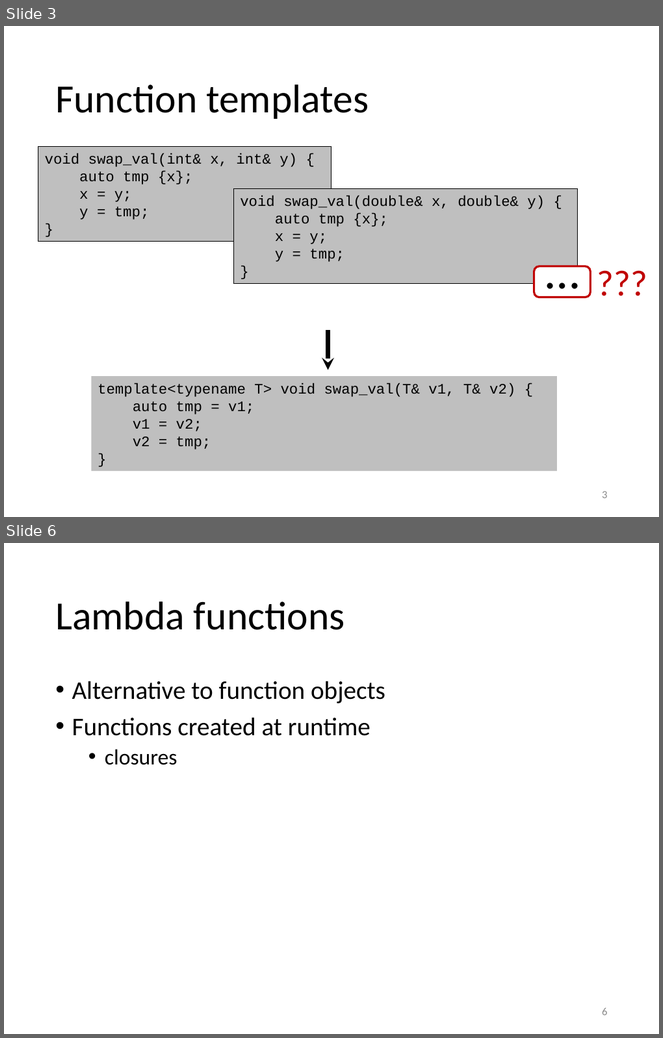
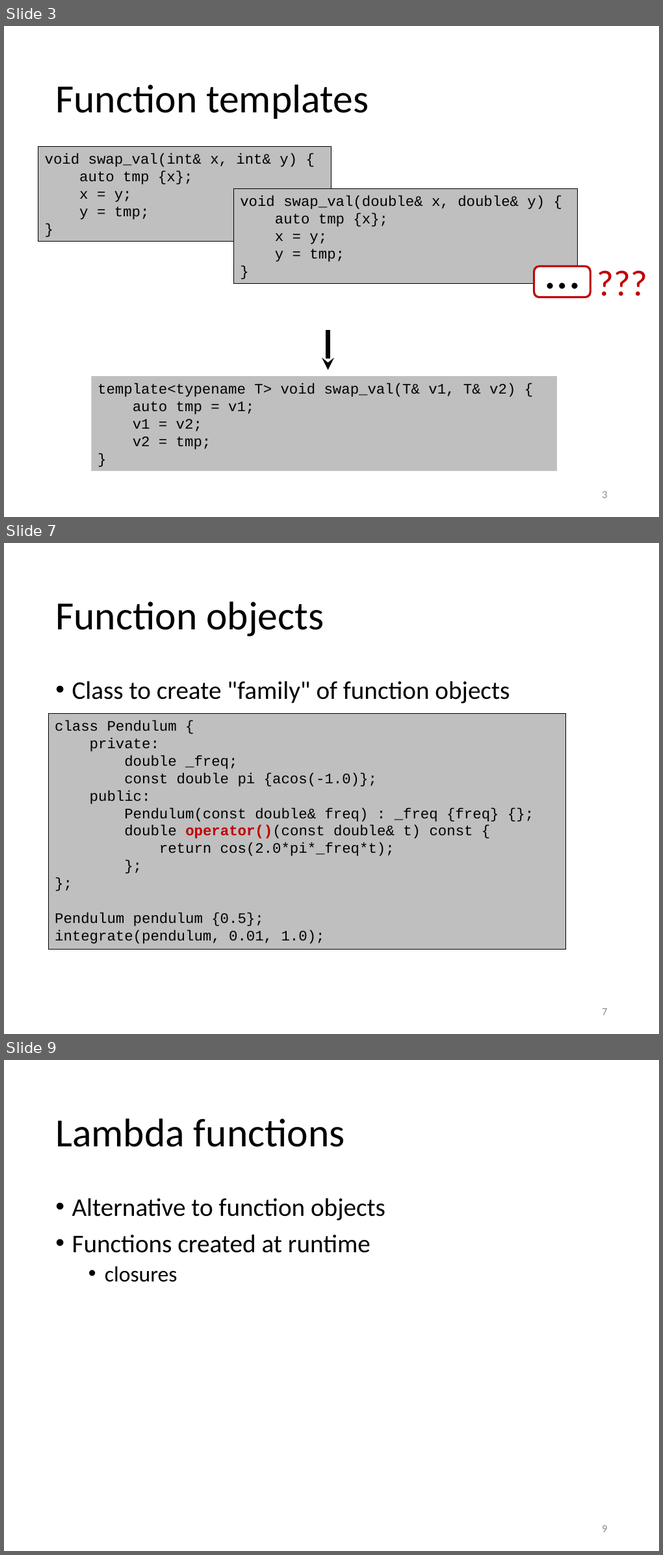
Before and after one commit to gjbex/training-material, a slide deck: CPlusPlus/05_essential_cpp_templates.pptx. Shown one above the other, each under a label of ours: slides 3 and 6 before the commit, slides 3, 7 and 9 after it; the slides between them are not shown. The pictures are 663x1038 and 663x1555 pixels, drawn with LibreOffice and Linux fonts; fonts in the diff are those of the drawing. Boxes give left, top, right and bottom in pixels: in the first picture for what was removed or moved away, otherwise in the second. Text is boxed around its words. In the diff, an @@ line names an element or a change of style, - is before the commit and + after.

Commit message:
Added motivating example for function objects; slide on function objects

```diff
--- a/CPlusPlus/05_essential_cpp_templates.pptx
+++ b/CPlusPlus/05_essential_cpp_templates.pptx
@@ slide 7 added at (4,543,659,1034), background #FFFFFF @@
@@ title added at (55,601,324,637), 44 pt, text #000000 @@
+Function objects
@@ text added at (72,681,510,704), 28 pt, text #000000 @@
+• Class to create "family" of function objects
@@ rectangle added at (49,713,566,949), fill #BFBFBF, outline #000000 0.75 pt, 16 pt, text #000000 @@
+class Pendulum {
+private:
+double _freq;
+const double pi {acos(-1.0)};
+public:
+Pendulum(const double& freq) : _freq {freq} {};
+double operator()(const double& t) const {
+return cos(2.0*pi*_freq*t);
+};
+};
+Pendulum pendulum {0.5};
+integrate(pendulum, 0.01, 1.0);
@@ page number added at (602,1008,607,1016), 12 pt, text #8C8C8C @@
+7
@@ what was slide 6 is now slide 9 @@
@@ page number at (602,1525,607,1533): text changed @@
-6
+9
```
Also in this commit, not shown: 2 slides changed, 2 other slides added.
